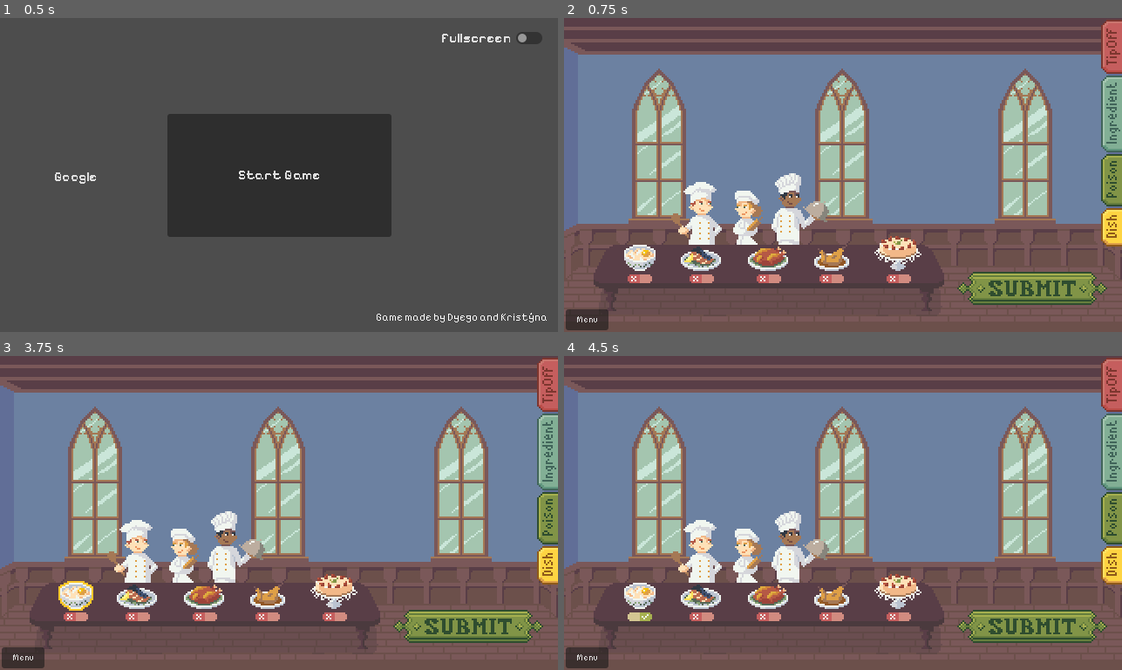
Above: before the commit, frames 1-4 (two rows, left to right).
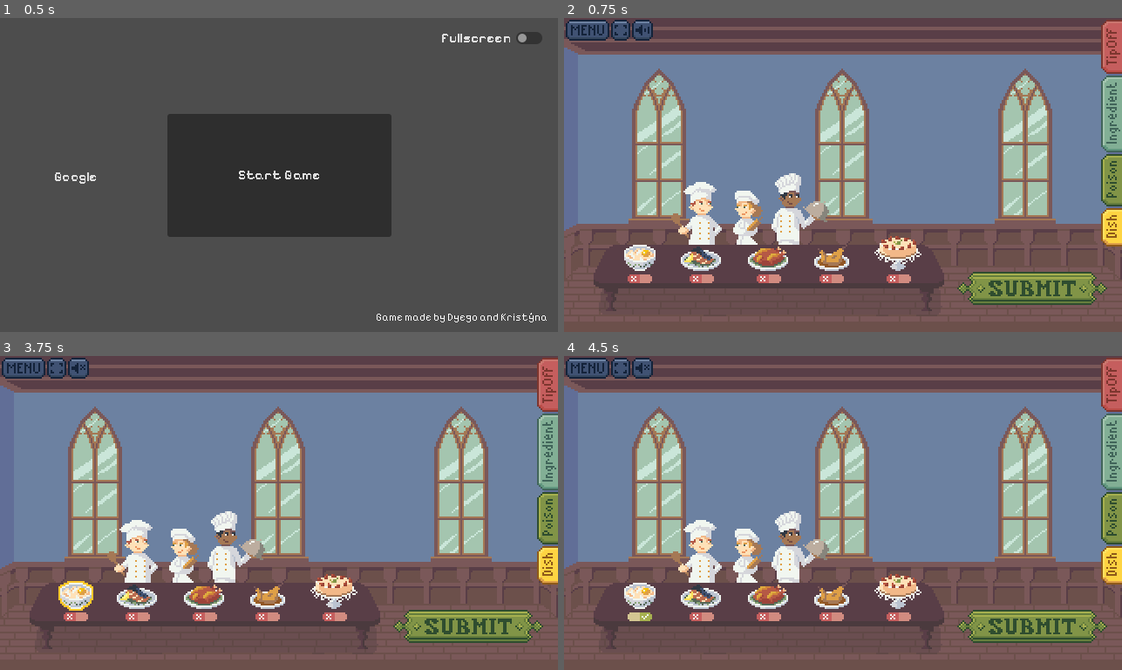
Above: after the commit, the same moments.

Repository: krstnvz/brackeys-gamejam
Game: Godot game, scene res://scenes/game/root.tscn
The game is run twice, just before and just after one commit, with the same random seed, the same clock (stepped at 60 frames per second) and the same inputs.
Inputs (mouse positions are in pixels of both pictures, inside the frame that each line leads up to; where the layout moved, square brackets give the same spot in the first picture):
- Up to frame 1 (0.5 s): no input
- Up to frame 2 (0.75 s): click "Start Game" at 0.5 s
- Up to frame 3 (3.75 s): click (22, 368) [22, 657] at 1.25 s; click "Start Game" at 2 s; click (78, 368) at 2.77 s; click (78, 594) at 3.5 s
- Up to frame 4 (4.5 s): click (642, 616) at 4.27 s

Frame 1 is identical in both runs. In frame 2, 1.4% of the frame differs, in the area x 0-16%, y 0-100%; in frame 3, 1.4%; in frame 4, 1.4%.

Commit message:
sprites: dishes & UI buttons

Diff:
--- a/data objects/dishes/level2/goat_cheese_salad.tres
+++ b/data objects/dishes/level2/goat_cheese_salad.tres
@@ -1,6 +1,15 @@
 [gd_resource type="Resource" script_class="DishData" format=3 uid="uid://tm6jt1okhjvc"]
 
 [ext_resource type="Script" uid="uid://xbgs8haytcbq" path="res://scripts/dishes/dish_data.gd" id="1_o6ssj"]
+[ext_resource type="Texture2D" uid="uid://cnbosmajiggqs" path="res://sprites/dishes/goat_cheese_salad.png" id="1_vcs6c"]
+
+[sub_resource type="AtlasTexture" id="AtlasTexture_fco0k"]
+atlas = ExtResource("1_vcs6c")
+region = Rect2(21, 0, 21, 17)
+
+[sub_resource type="AtlasTexture" id="AtlasTexture_8y2ih"]
+atlas = ExtResource("1_vcs6c")
+region = Rect2(0, 0, 21, 17)
 
 [resource]
 script = ExtResource("1_o6ssj")
@@ -8,4 +17,6 @@
 cook = 1
 ingredients = Array[int]([21, 23, 17, 24, 25])
 poisoned = true
+normal = SubResource("AtlasTexture_8y2ih")
+hightlight = SubResource("AtlasTexture_fco0k")
 metadata/_custom_type_script = "uid://xbgs8haytcbq"
--- a/data objects/dishes/level2/spinach_soup.tres
+++ b/data objects/dishes/level2/spinach_soup.tres
@@ -1,9 +1,20 @@
 [gd_resource type="Resource" script_class="DishData" format=3 uid="uid://88rr4r50krtx"]
 
 [ext_resource type="Script" uid="uid://xbgs8haytcbq" path="res://scripts/dishes/dish_data.gd" id="1_gkyd8"]
+[ext_resource type="Texture2D" uid="uid://bbrkh7huriihf" path="res://sprites/dishes/spinach_soup.png" id="1_wt2wr"]
+
+[sub_resource type="AtlasTexture" id="AtlasTexture_lygyn"]
+atlas = ExtResource("1_wt2wr")
+region = Rect2(20, 0, 20, 17)
+
+[sub_resource type="AtlasTexture" id="AtlasTexture_iqnfk"]
+atlas = ExtResource("1_wt2wr")
+region = Rect2(0, 0, 20, 17)
 
 [resource]
 script = ExtResource("1_gkyd8")
 name = "Creamy Spinach Soup"
 ingredients = Array[int]([23, 22, 27, 26, 9])
+normal = SubResource("AtlasTexture_iqnfk")
+hightlight = SubResource("AtlasTexture_lygyn")
 metadata/_custom_type_script = "uid://xbgs8haytcbq"
--- a/data objects/dishes/level2/yogurt_parfait.tres
+++ b/data objects/dishes/level2/yogurt_parfait.tres
@@ -1,6 +1,15 @@
 [gd_resource type="Resource" script_class="DishData" format=3 uid="uid://ya5boiyr0tn7"]
 
 [ext_resource type="Script" uid="uid://xbgs8haytcbq" path="res://scripts/dishes/dish_data.gd" id="1_g8yqi"]
+[ext_resource type="Texture2D" uid="uid://baeg01basy026" path="res://sprites/dishes/parfait.png" id="1_xiwu3"]
+
+[sub_resource type="AtlasTexture" id="AtlasTexture_d7rhx"]
+atlas = ExtResource("1_xiwu3")
+region = Rect2(19, 0, 19, 22)
+
+[sub_resource type="AtlasTexture" id="AtlasTexture_7i2lp"]
+atlas = ExtResource("1_xiwu3")
+region = Rect2(0, 0, 19, 22)
 
 [resource]
 script = ExtResource("1_g8yqi")
@@ -8,4 +17,6 @@
 cook = 1
 ingredients = Array[int]([28, 19, 29, 17, 22, 7])
 poisoned = true
+normal = SubResource("AtlasTexture_7i2lp")
+hightlight = SubResource("AtlasTexture_d7rhx")
 metadata/_custom_type_script = "uid://xbgs8haytcbq"
--- a/scenes/game/level_1.tscn
+++ b/scenes/game/level_1.tscn
@@ -19,12 +19,12 @@
 [ext_resource type="Resource" uid="uid://cgweu5mb0amv6" path="res://data objects/cooks/level1/peter1.tres" id="17_0upy3"]
 [ext_resource type="PackedScene" uid="uid://btaiju14nygip" path="res://scenes/game/side_menu.tscn" id="18_u0pkn"]
 [ext_resource type="Texture2D" uid="uid://vb52msgfi0k7" path="res://sprites/UI/buttons/fancy_button.png" id="20_15xv0"]
+[ext_resource type="Texture2D" uid="uid://cbu8tnp5f13l8" path="res://sprites/UI/buttons/menu_button.png" id="23_lgbjo"]
+[ext_resource type="Texture2D" uid="uid://cmvancyjmjfrj" path="res://sprites/UI/buttons/fullscreen_button.png" id="24_4xw7v"]
+[ext_resource type="Texture2D" uid="uid://cd2ffu8sbds0a" path="res://sprites/UI/buttons/mute_button.png" id="25_15xv0"]
 [ext_resource type="Script" uid="uid://jhes5jx3ht77" path="res://scripts/overlay_visibility.gd" id="27_bjnfs"]
 [ext_resource type="Script" uid="uid://rohhvs6o5y5k" path="res://scripts/cooks/cook_statement.gd" id="30_wd80t"]
 [ext_resource type="Resource" uid="uid://cmd7y583cyq1w" path="res://data objects/cooks/level1/rose1.tres" id="31_q82fx"]
-
-[sub_resource type="Resource" id="Resource_4xw7v"]
-metadata/__load_path__ = "res://data objects/dishes/sweet_porridge.tres"
 
 [sub_resource type="AtlasTexture" id="AtlasTexture_8i3vp"]
 resource_local_to_scene = true
@@ -43,9 +43,25 @@
 atlas = ExtResource("20_15xv0")
 region = Rect2(0, 19, 86, 19)
 
+[sub_resource type="AtlasTexture" id="AtlasTexture_ygoml"]
+atlas = ExtResource("24_4xw7v")
+region = Rect2(0, 0, 11, 12)
+
+[sub_resource type="AtlasTexture" id="AtlasTexture_fcb6a"]
+atlas = ExtResource("24_4xw7v")
+region = Rect2(0, 12, 11, 12)
+
+[sub_resource type="AtlasTexture" id="AtlasTexture_i1pni"]
+atlas = ExtResource("25_15xv0")
+region = Rect2(0, 12, 12, 12)
+
+[sub_resource type="AtlasTexture" id="AtlasTexture_djq2t"]
+atlas = ExtResource("25_15xv0")
+region = Rect2(0, 0, 12, 12)
+
 [node name="Main" type="Node" unique_id=447475477 node_paths=PackedStringArray("dishes")]
 script = ExtResource("1_djq2t")
-dishes = [null, null, null, null, null]
+dishes = [NodePath("Dishes/DishButton1"), NodePath("Dishes/DishButton2"), NodePath("Dishes/DishButton3"), NodePath("Dishes/DishButton4"), NodePath("Dishes/DishButton5")]
 
 [node name="TextureRect" type="TextureRect" parent="." unique_id=1740705326]
 texture_filter = 1
@@ -64,7 +80,6 @@
 offset_top = 258.0
 offset_right = 87.0
 offset_bottom = 275.0
-dish = SubResource("Resource_4xw7v")
 
 [node name="DishButton2" parent="Dishes" unique_id=1160370312 instance=ExtResource("3_2cwer")]
 offset_left = 132.0
@@ -315,13 +330,33 @@
 script = ExtResource("30_wd80t")
 cook_data = ExtResource("17_0upy3")
 
-[node name="Button" type="Button" parent="." unique_id=1698673446]
+[node name="MenuButton" type="TextureButton" parent="." unique_id=261728266]
 offset_left = 2.0
-offset_top = 334.0
-offset_right = 51.0
-offset_bottom = 358.0
-theme_override_font_sizes/font_size = 10
-text = "Menu"
+offset_top = 2.0
+offset_right = 27.0
+offset_bottom = 14.0
+scale = Vector2(2, 2)
+texture_normal = ExtResource("23_lgbjo")
+
+[node name="FullscreenButton" type="TextureButton" parent="." unique_id=816564902]
+offset_left = 54.0
+offset_top = 2.0
+offset_right = 65.0
+offset_bottom = 14.0
+scale = Vector2(2, 2)
+toggle_mode = true
+texture_normal = SubResource("AtlasTexture_ygoml")
+texture_pressed = SubResource("AtlasTexture_fcb6a")
+
+[node name="MuteButton" type="TextureButton" parent="." unique_id=892062031]
+offset_left = 78.0
+offset_top = 2.0
+offset_right = 90.0
+offset_bottom = 14.0
+scale = Vector2(2, 2)
+toggle_mode = true
+texture_normal = SubResource("AtlasTexture_i1pni")
+texture_pressed = SubResource("AtlasTexture_djq2t")
 
 [connection signal="button_up" from="Cooks/Simon" to="Overlays/SimonStatementOverlay" method="_on_visibility_button_up"]
 [connection signal="button_up" from="Cooks/Rose" to="Overlays/RoseStatementOverlay" method="_on_visibility_button_up"]
@@ -329,4 +364,5 @@
 [connection signal="button_up" from="SubmitButton" to="." method="_on_submit_button_button_up"]
 [connection signal="button_up" from="Overlays/TipOffOverlay/CancelButton" to="Overlays/TipOffOverlay" method="_on_cancel_button_button_up"]
 [connection signal="button_up" from="Overlays/BookOverlay/CancelButton" to="Overlays/BookOverlay" method="_on_cancel_button_button_up"]
-[connection signal="button_up" from="Button" to="." method="_on_button_button_up"]
+[connection signal="button_up" from="MenuButton" to="." method="_on_button_button_up"]
+[connection signal="toggled" from="FullscreenButton" to="." method="_on_fullscreen_button_toggled"]
--- a/scripts/game_manager.gd
+++ b/scripts/game_manager.gd
@@ -12,3 +12,9 @@
 
 func _on_button_button_up() -> void:
 	Navigation.go_to_menu()
+
+func _on_fullscreen_button_toggled(toggled_on: bool) -> void:
+	if toggled_on:
+		DisplayServer.window_set_mode(DisplayServer.WINDOW_MODE_FULLSCREEN)
+	else:
+		DisplayServer.window_set_mode(DisplayServer.WINDOW_MODE_WINDOWED)
--- /dev/null
+++ b/sprites/UI/buttons/fullscreen_button_atlas.tres
@@ -0,0 +1,7 @@
+[gd_resource type="AtlasTexture" format=3 uid="uid://d3rqlhhg0wl4u"]
+
+[ext_resource type="Texture2D" uid="uid://cmvancyjmjfrj" path="res://sprites/UI/buttons/fullscreen_button.png" id="1_gxq3p"]
+
+[resource]
+atlas = ExtResource("1_gxq3p")
+region = Rect2(0, 0, 11, 12)
--- /dev/null
+++ b/sprites/UI/buttons/mute_button_atlas.tres
@@ -0,0 +1,7 @@
+[gd_resource type="AtlasTexture" format=3 uid="uid://bvqbgav0gqnoa"]
+
+[ext_resource type="Texture2D" uid="uid://cd2ffu8sbds0a" path="res://sprites/UI/buttons/mute_button.png" id="1_82yhk"]
+
+[resource]
+atlas = ExtResource("1_82yhk")
+region = Rect2(0, 0, 12, 12)
--- /dev/null
+++ b/sprites/dishes/goat_cheese_salad_atlas.tres
@@ -0,0 +1,7 @@
+[gd_resource type="AtlasTexture" format=3 uid="uid://dr50enu7hefx6"]
+
+[ext_resource type="Texture2D" uid="uid://cnbosmajiggqs" path="res://sprites/dishes/goat_cheese_salad.png" id="1_5a2o1"]
+
+[resource]
+atlas = ExtResource("1_5a2o1")
+region = Rect2(0, 0, 21, 17)
--- /dev/null
+++ b/sprites/dishes/parfait_atlas.tres
@@ -0,0 +1,7 @@
+[gd_resource type="AtlasTexture" format=3 uid="uid://bbh2e1akvrk6p"]
+
+[ext_resource type="Texture2D" uid="uid://baeg01basy026" path="res://sprites/dishes/parfait.png" id="1_useln"]
+
+[resource]
+atlas = ExtResource("1_useln")
+region = Rect2(0, 0, 19, 22)
--- /dev/null
+++ b/sprites/dishes/spinach_soup_atlas.tres
@@ -0,0 +1,7 @@
+[gd_resource type="AtlasTexture" format=3 uid="uid://ck8n3j0n1q1xb"]
+
+[ext_resource type="Texture2D" uid="uid://bbrkh7huriihf" path="res://sprites/dishes/spinach_soup.png" id="1_c2s3f"]
+
+[resource]
+atlas = ExtResource("1_c2s3f")
+region = Rect2(0, 0, 20, 17)
Binary file added: sprites/UI/buttons/fullscreen_button.png
Not shown, added: sprites/UI/buttons/fullscreen_button.png.import
Binary file added: sprites/UI/buttons/menu_button.png
Not shown, added: sprites/UI/buttons/menu_button.png.import
Binary file added: sprites/UI/buttons/mute_button.png
Not shown, added: sprites/UI/buttons/mute_button.png.import
Binary file added: sprites/UI/dialog_box.png
Not shown, added: sprites/UI/dialog_box.png.import
Binary file added: sprites/dishes/goat_cheese_salad.png
Not shown, added: sprites/dishes/goat_cheese_salad.png.import
Binary file added: sprites/dishes/parfait.png
Not shown, added: sprites/dishes/parfait.png.import
(and 2 more such lines)
